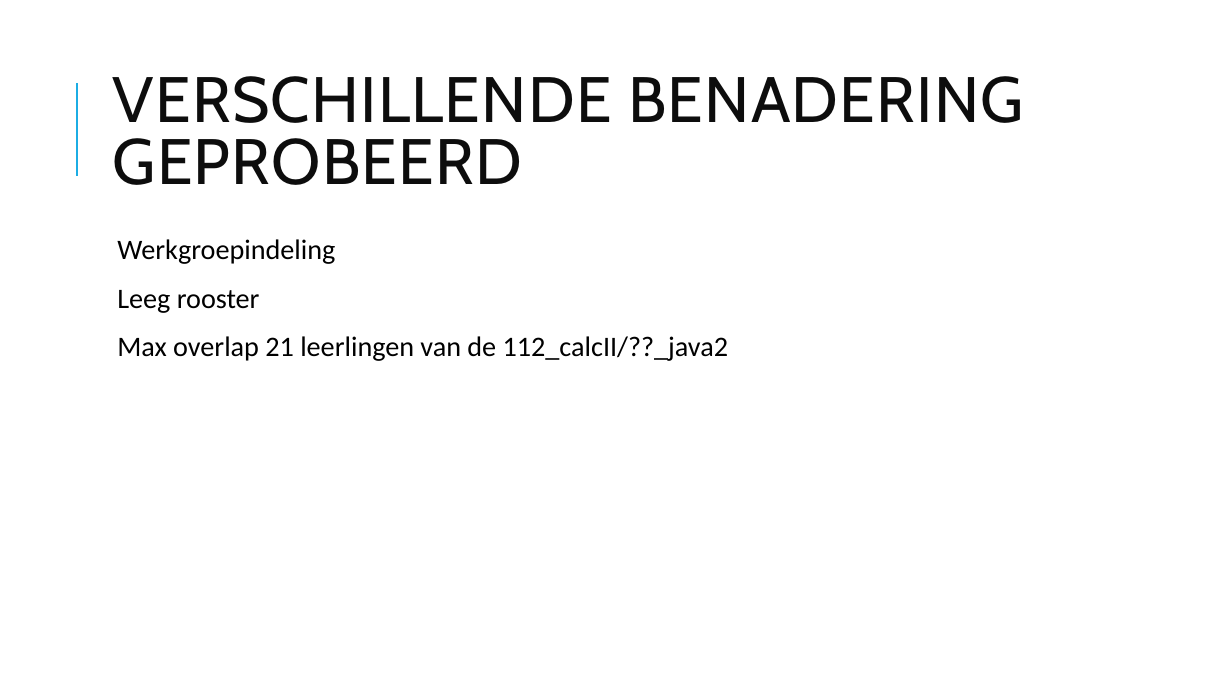
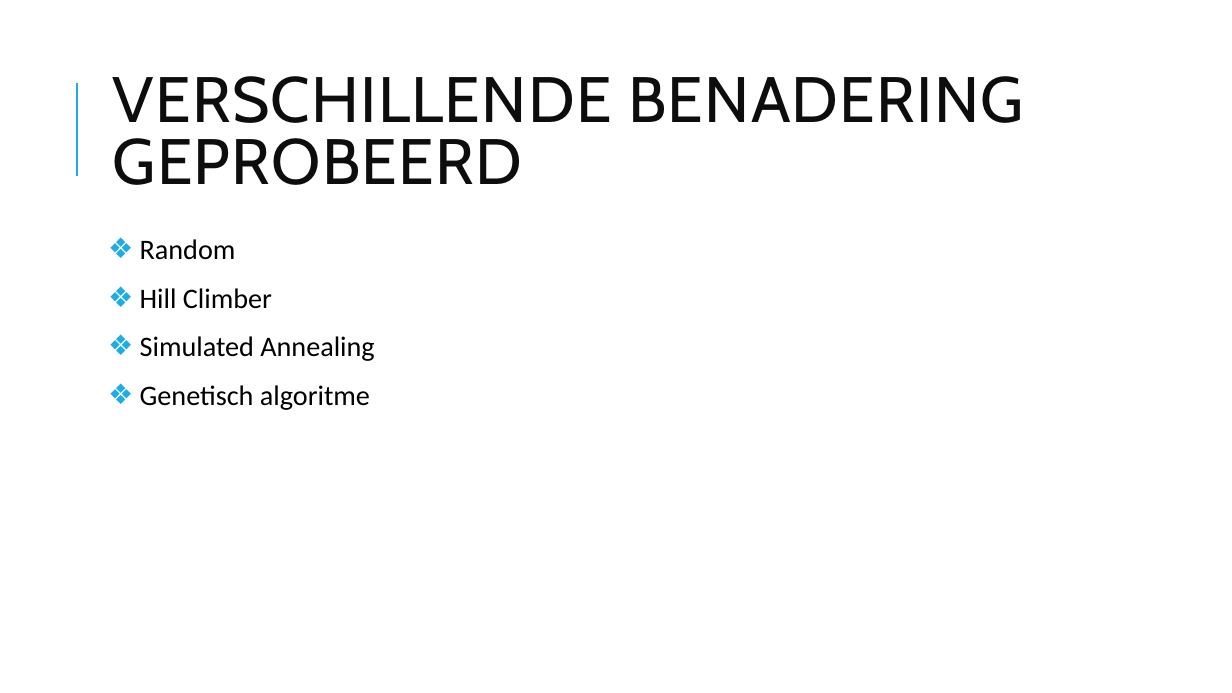
Before and after one commit to popoiopo/Heuristieken, a slide deck: slide 4 of end_result/verslag_en_presentatie/voorstellen.pptx. Drawn at 1232x693 pixels with LibreOffice and Linux fonts; fonts in the diff are those of the drawing. Boxes give left, top, right and bottom in pixels: in the first picture for what was removed or moved away, otherwise in the second. Text is boxed around its words. In the diff, an @@ line names an element or a change of style, - is before the commit and + after.

```diff
--- a/end_result/verslag_en_presentatie/voorstellen.pptx
+++ b/end_result/verslag_en_presentatie/voorstellen.pptx
@@ text at (140, 239, 374, 410): text changed @@
-  Werkgroepindeling
-  Leeg rooster
-  Max overlap 21 leerlingen van de 112_calcII/??_java2
+❖ Random
+❖ Hill Climber
+❖ Simulated Annealing
+❖ Genetisch algoritme
```
Also in this commit, not shown: 1 other slide changed.
